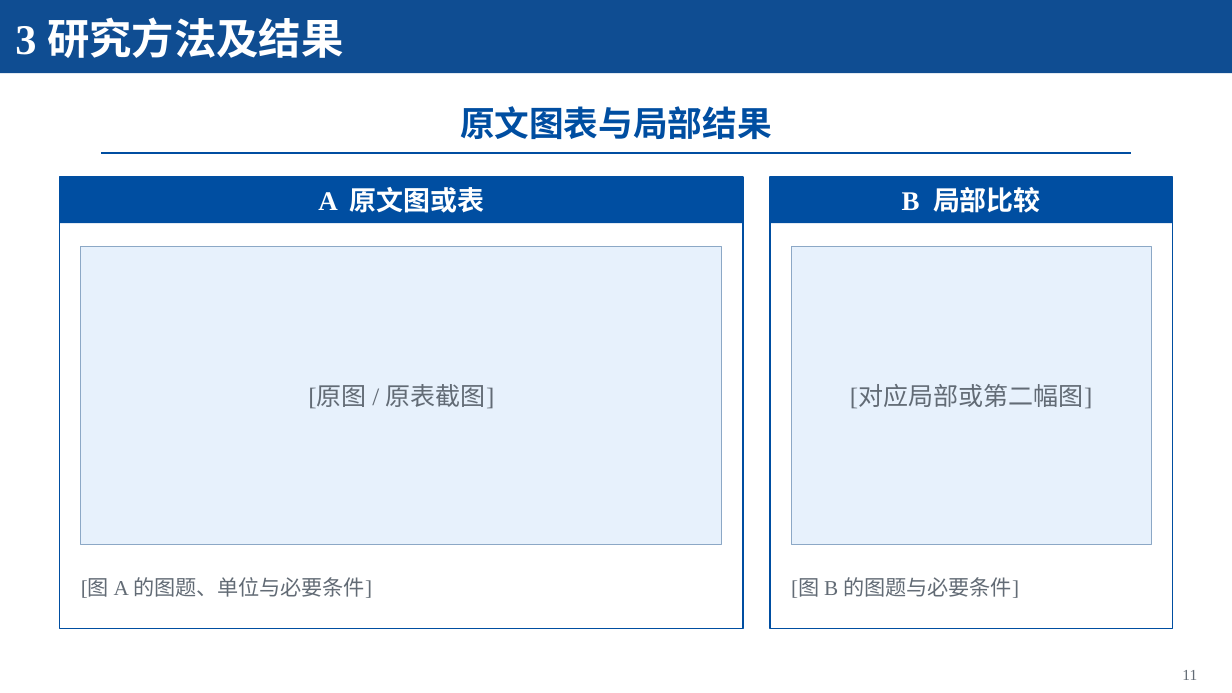
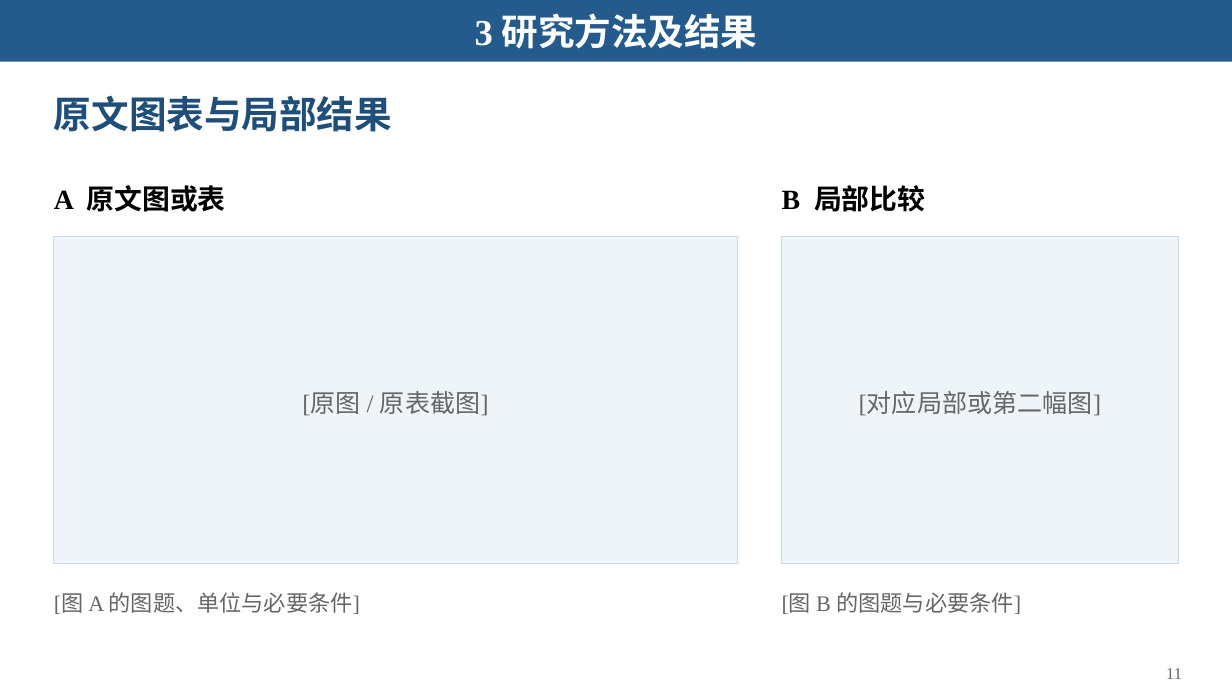
Before and after one commit to Starxy/skills, a slide deck: slide 11 of skills/ppt-craft/assets/academic-blue-template.pptx. Drawn at 1232x693 pixels with LibreOffice and Linux fonts; fonts in the diff are those of the drawing. Boxes give left, top, right and bottom in pixels: in the first picture for what was removed or moved away, otherwise in the second. Text is boxed around its words. In the diff, an @@ line names an element or a change of style, - is before the commit and + after.

```diff
--- a/skills/ppt-craft/assets/academic-blue-template.pptx
+++ b/skills/ppt-craft/assets/academic-blue-template.pptx
@@ rectangle: place and size @@
-rectangle at (0, 0, 1232, 73)
+rectangle at (0, 0, 1232, 62)
@@ rectangle at (0, 0, 1232, 62): fill #0F4D92 to #245A8C @@
@@ text "3 研究方法及结果": place and size @@
-text "3 研究方法及结果" at (15, 17, 343, 58)
+text "3 研究方法及结果" at (475, 13, 758, 49)
@@ text "3 研究方法及结果" at (475, 13, 758, 49): size 33 to 28.5 pt; alignment left to centre @@
@@ title "原文图表与局部结果": place and size @@
-title "原文图表与局部结果" at (460, 106, 772, 139)
+title "原文图表与局部结果" at (54, 96, 392, 132)
@@ title "原文图表与局部结果" at (54, 96, 392, 132): size 27 to 29.2 pt, text colour #004EA1 to #1F4E79; alignment centre to left @@
@@ text "A 原文图或表": place and size @@
-text "A 原文图或表" at (318, 187, 485, 213)
+text "A 原文图或表" at (54, 185, 225, 212)
@@ text "A 原文图或表" at (54, 185, 225, 212): size 21 to 21.8 pt, text colour #FFFFFF to #000000; alignment centre to left; line spacing 1 to 1.15; vertical alignment middle to top @@
@@ rectangle removed at (60, 177, 744, 629) @@
@@ rectangle removed at (60, 177, 744, 224) @@
@@ rectangle removed at (101, 152, 1131, 154) @@
@@ rectangle removed at (770, 177, 1172, 629) @@
@@ rectangle removed at (770, 177, 1172, 224) @@
@@ text "B 局部比较" at (782, 185, 925, 212): size 21 to 21.8 pt, text colour #FFFFFF to #000000; alignment centre to left; line spacing 1 to 1.15; vertical alignment middle to top @@
@@ rectangle: place and size @@
-rectangle at (81, 247, 723, 545)
+rectangle at (54, 237, 738, 563)
@@ rectangle at (54, 237, 738, 563): fill #E7F1FC to #EFF4F9; outline #8CA8C6 0.75 pt to #C9D9E8 0.75 pt @@
@@ rectangle at (782, 237, 1178, 563): fill #E7F1FC to #EFF4F9; outline #8CA8C6 0.75 pt to #C9D9E8 0.75 pt @@
@@ rectangle: place and size @@
-rectangle at (791, 247, 1152, 545)
+rectangle at (782, 237, 1178, 563)
@@ text "[原图 / 原表截图]": place and size @@
-text "[原图 / 原表截图]" at (308, 384, 495, 409)
+text "[原图 / 原表截图]" at (302, 391, 489, 416)
@@ text "[原图 / 原表截图]" at (302, 391, 489, 416): text colour #626B75 to #666666; line spacing 1 to 1.15 @@
@@ text "[对应局部或第二幅图]" at (859, 392, 1102, 416): text colour #626B75 to #666666; line spacing 1 to 1.15 @@
@@ text "[对应局部或第二幅图]": place and size @@
-text "[对应局部或第二幅图]" at (850, 385, 1093, 409)
+text "[对应局部或第二幅图]" at (859, 392, 1102, 416)
@@ text "[图 A 的图题、单位与必要条件]": place and size @@
-text "[图 A 的图题、单位与必要条件]" at (81, 577, 372, 598)
+text "[图 A 的图题、单位与必要条件]" at (54, 592, 360, 614)
@@ text "[图 A 的图题、单位与必要条件]" at (54, 592, 360, 614): size 16.5 to 17.2 pt, text colour #626B75 to #666666; line spacing 1 to 1.15; vertical alignment middle to top @@
@@ text "[图 B 的图题与必要条件]" at (782, 592, 1021, 614): size 16.5 to 17.2 pt, text colour #626B75 to #666666; line spacing 1 to 1.15; vertical alignment middle to top @@
@@ text "[图 B 的图题与必要条件]": place and size @@
-text "[图 B 的图题与必要条件]" at (791, 577, 1019, 598)
+text "[图 B 的图题与必要条件]" at (782, 592, 1021, 614)
@@ text "11" at (1166, 668, 1182, 679): size 12 to 12.8 pt, text colour #626B75 to #666666; line spacing 1 to 1.15; vertical alignment middle to top @@
```
Also in this commit, not shown: 14 other slides changed, 1 slide added, 1 slide removed, 5 other files.
